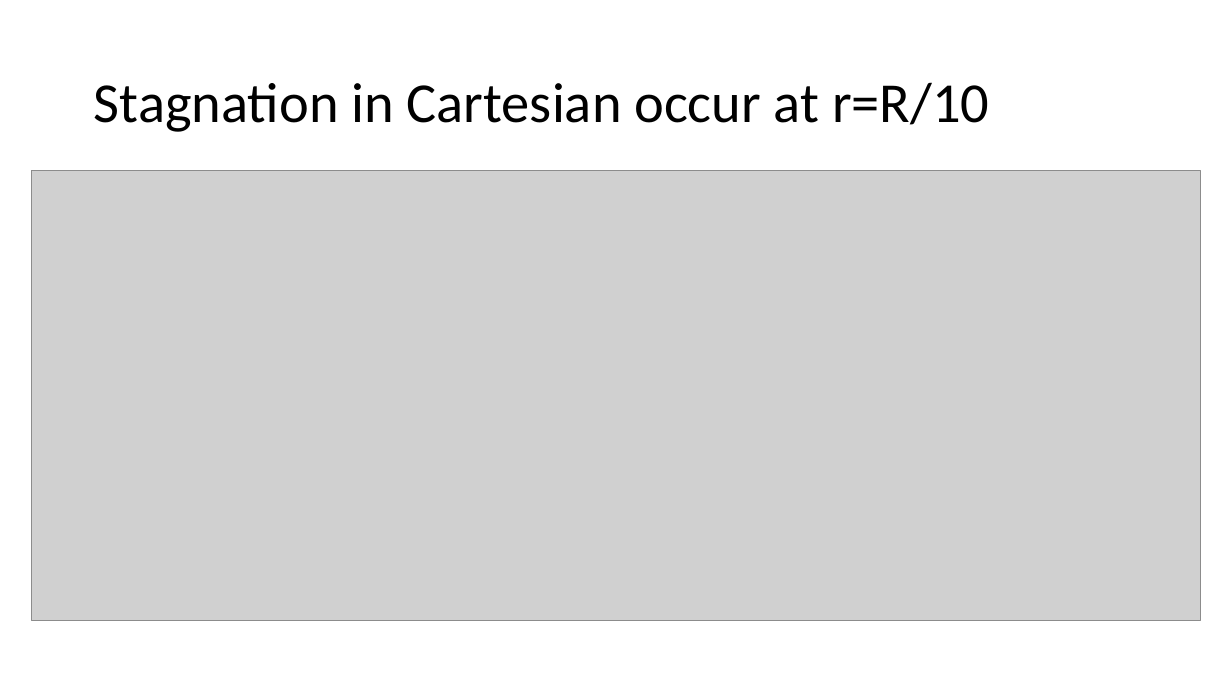
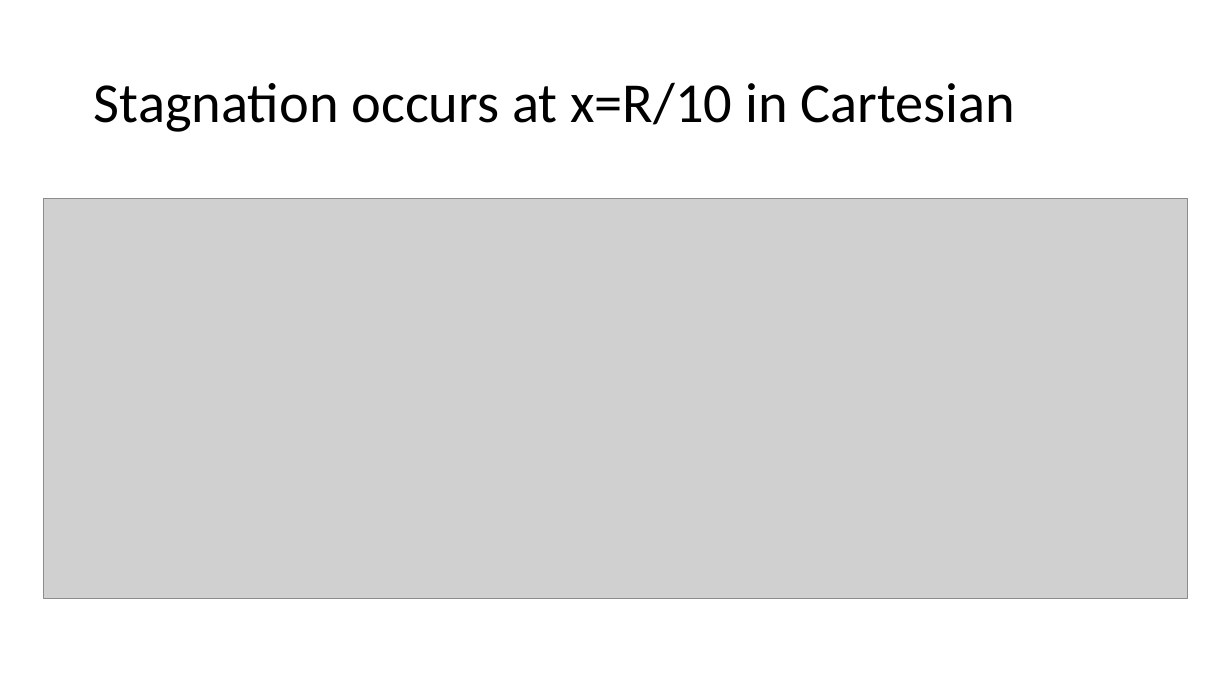
Before and after one commit to JustinRayAngus/MHDmpi, a slide deck: slide 15 of presentations/1DmhdShocks.pptx (slide 14 before the commit). Drawn at 1232x693 pixels with LibreOffice and Linux fonts; fonts in the diff are those of the drawing; grey boxes stand for pictures. Boxes give left, top, right and bottom in pixels: in the first picture for what was removed or moved away, otherwise in the second. Text is boxed around its words. In the diff, an @@ line names an element or a change of style, - is before the commit and + after.

```diff
--- a/presentations/1DmhdShocks.pptx
+++ b/presentations/1DmhdShocks.pptx
@@ title at box(94, 82, 1016, 132): text changed @@
-Stagnation in Cartesian occur at r=R/10
+Stagnation occurs at x=R/10 in Cartesian
@@ picture: place and size @@
-picture at box(31, 171, 1200, 621)
+picture at box(43, 199, 1188, 599)
```
Also in this commit, not shown: 11 other slides changed, 4 slides added, 29 other files.
